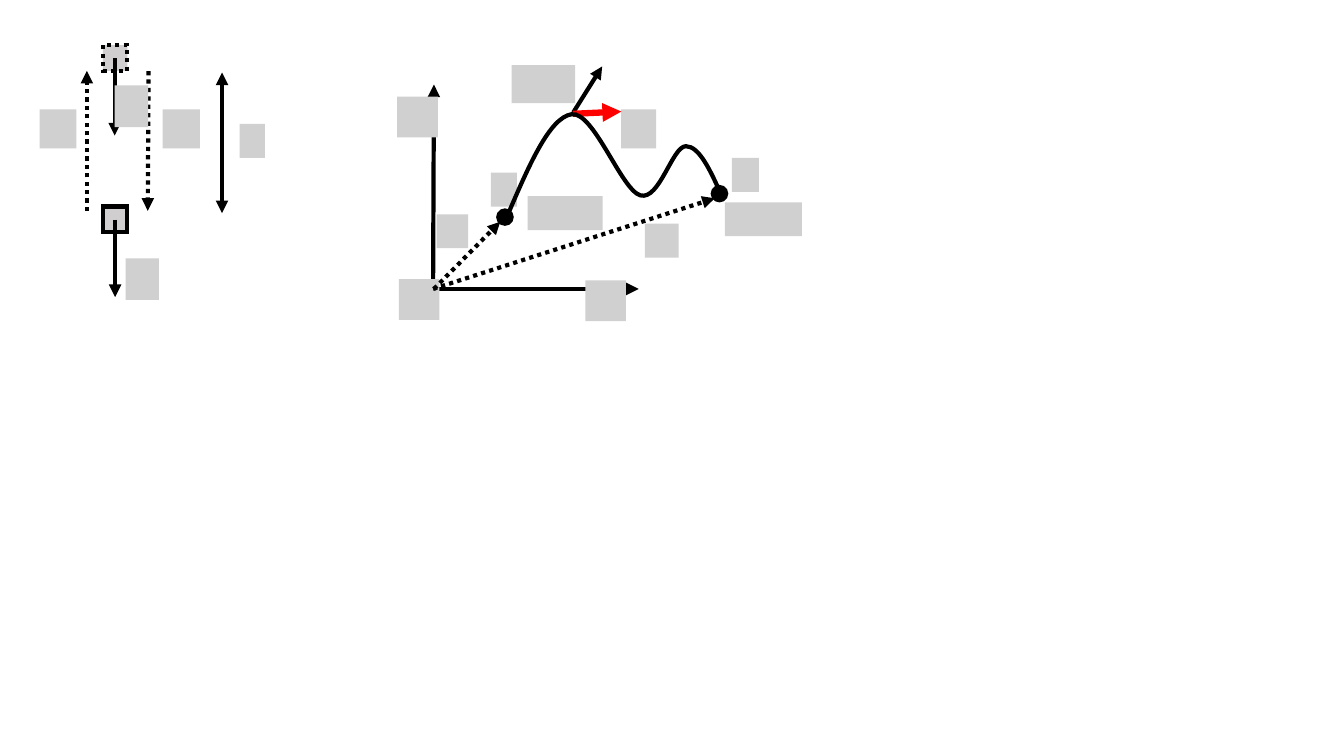
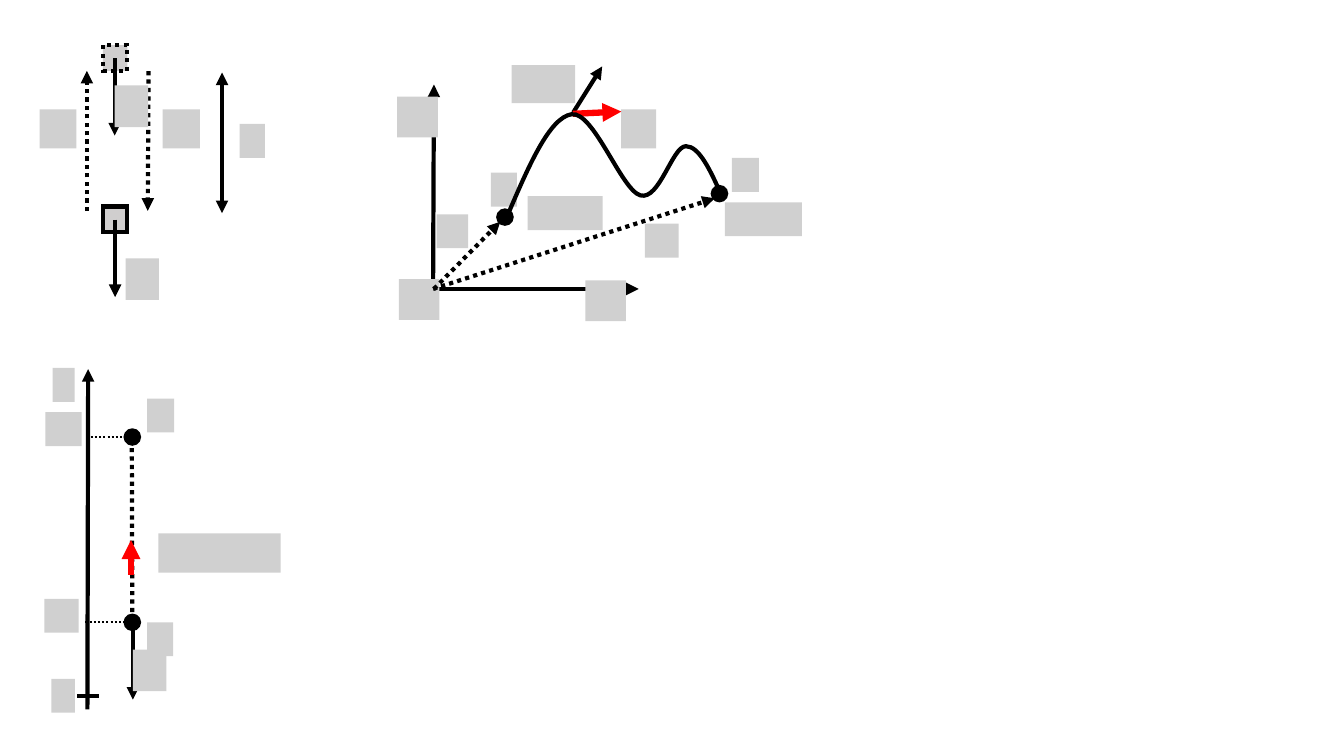
Before and after one commit to OSTP/PhysicsArtofModelling, a slide deck: slide 2 of tex/figures/PotentialECons/Figures.pptx. Drawn at 1344x756 pixels with LibreOffice and Linux fonts; fonts in the diff are those of the drawing; grey boxes stand for pictures. Boxes give left, top, right and bottom in pixels: in the first picture for what was removed or moved away, otherwise in the second. Text is boxed around its words. In the diff, an @@ line names an element or a change of style, - is before the commit and + after.

```diff
--- a/tex/figures/PotentialECons/Figures.pptx
+++ b/tex/figures/PotentialECons/Figures.pptx
@@ group added at (44,368,280,713): 8 pictures, 4 lines, 3 arrows, 2 ellipses @@
```
Also in this commit, not shown: 2 other files.
